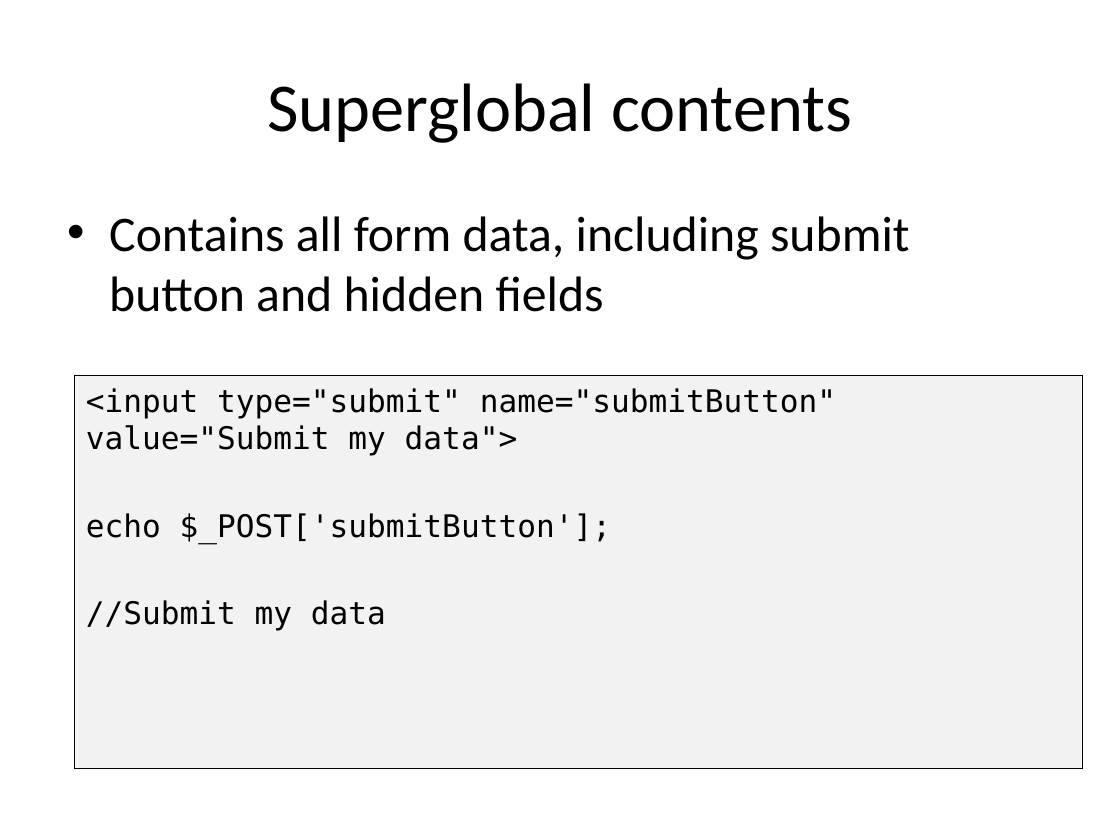
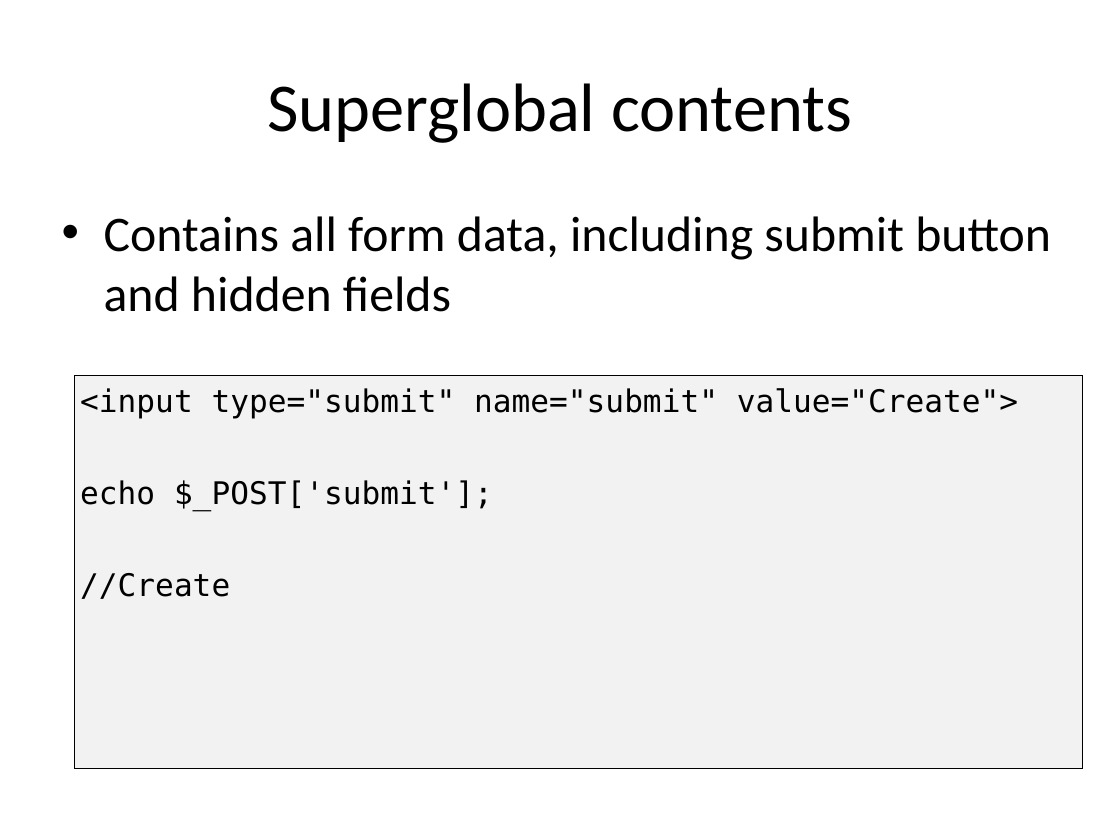
Before and after one commit to PHPEmbark/curriculum, a slide deck: slide 42 of course/2 - The Internet/The Internet.pptx (slide 39 before the commit). Drawn at 1120x840 pixels with LibreOffice and Linux fonts; fonts in the diff are those of the drawing. Boxes give left, top, right and bottom in pixels: in the first picture for what was removed or moved away, otherwise in the second. Text is boxed around its words. In the diff, an @@ line names an element or a change of style, - is before the commit and + after.

```diff
--- a/course/2 - The Internet/The Internet.pptx
+++ b/course/2 - The Internet/The Internet.pptx
@@ text "Contains all form data, including ..." rewrapped from (109,216,910,312) to (104,216,1051,312) @@
@@ text in rectangle at (80,388,1018,599): text changed @@
-<input type="submit" name="submitButton" value="Submit my data">
-echo $_POST['submitButton'];
-//Submit my data
+<input type="submit" name="submit" value="Create">
+echo $_POST['submit'];
+//Create
```
Also in this commit, not shown: 22 other slides changed, 11 slides added, 15 slides removed.
